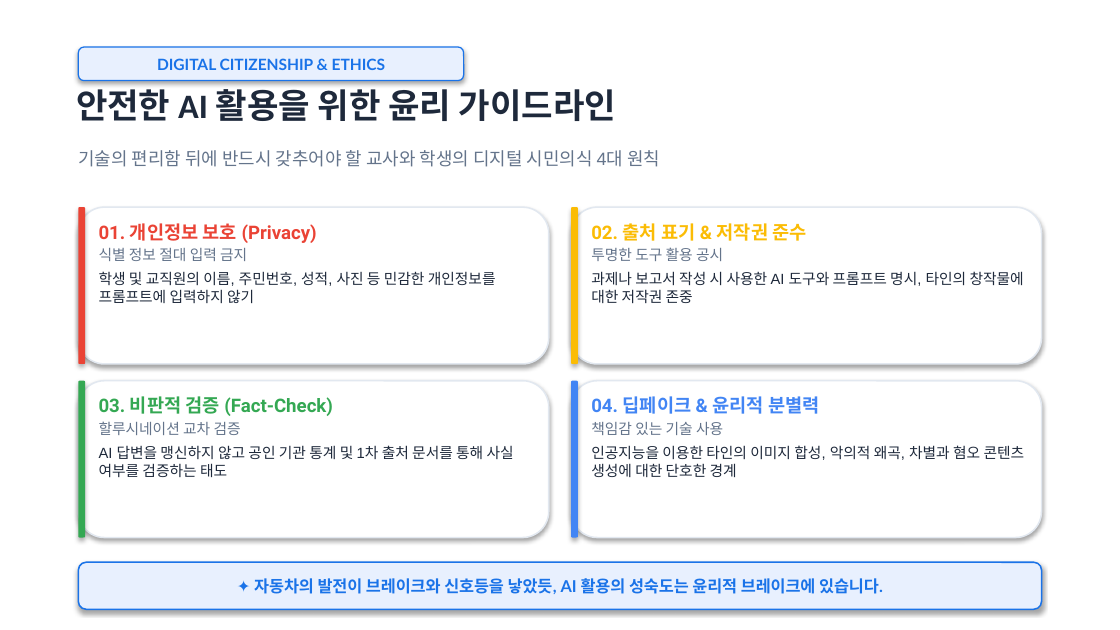
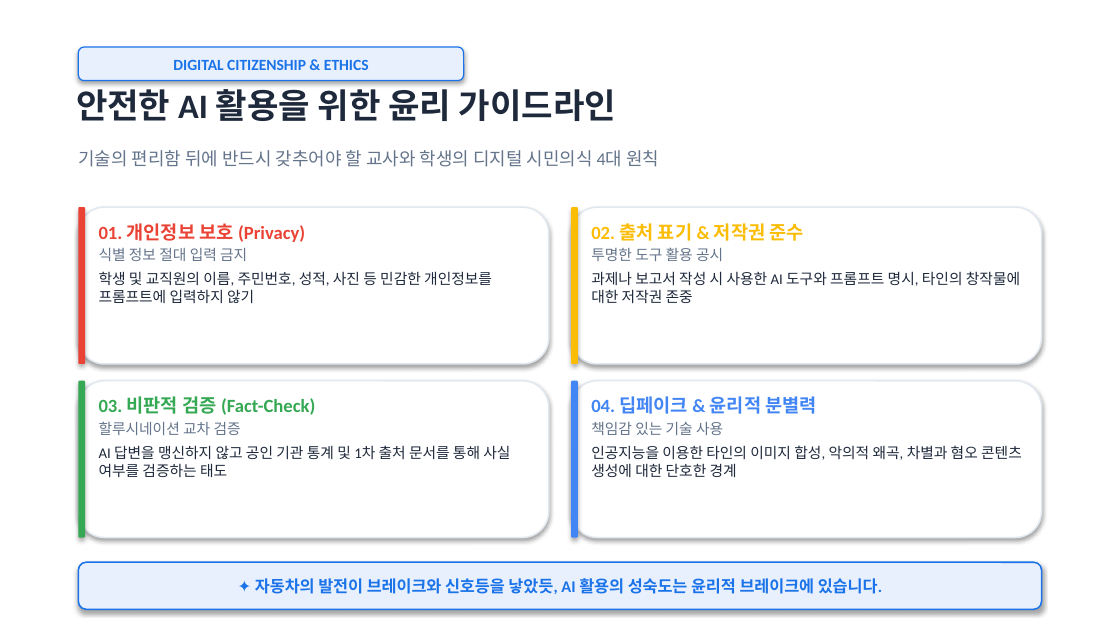
Before and after one commit to kecfai7/ppt_master, a slide deck: slide 18 of presentations/AI 시대-교육의 문법이 바뀌다-앨리스.pptx. Drawn at 1120x630 pixels with LibreOffice and Linux fonts; fonts in the diff are those of the drawing; background and template pictures are left out. Boxes give left, top, right and bottom in pixels: in the first picture for what was removed or moved away, otherwise in the second. Text is boxed around its words. In the diff, an @@ line names an element or a change of style, - is before the commit and + after.

Commit message:
Normalize all 14 presentations to canonical Paperlogy font

```diff
--- a/presentations/AI 시대-교육의 문법이 바뀌다-앨리스.pptx
+++ b/presentations/AI 시대-교육의 문법이 바뀌다-앨리스.pptx
@@ rounded rectangle "DIGITAL CITIZENSHIP & ETHICS" at (x1=78, y1=47, x2=464, y2=81): font Lato to Calibri @@
@@ text "기술의 편리함 뒤에 반드시 갖추어야 ..." at (x1=78, y1=150, x2=659, y2=167): font Arial to Calibri @@
@@ text "01. 개인정보 보호 (Privacy)" at (x1=99, y1=223, x2=492, y2=303): font Roboto to Calibri in "01. 개인정보 보호 (Privacy)"; font Arial to Calibri in "식별 정보 절대 입력 금지", "학생 및 교직원의 이름, 주민번호, 성적, 사진 ..." @@
@@ text "02. 출처 표기 & 저작권 ..." at (x1=591, y1=223, x2=1020, y2=303): font Roboto to Calibri in "02. 출처 표기 & 저작권 준수"; font Arial to Calibri in "투명한 도구 활용 공시", "과제나 보고서 작성 시 사용한 AI 도구와 ..." @@
@@ text "03. 비판적 검증 (Fact-Check)" at (x1=99, y1=396, x2=510, y2=477): font Roboto to Calibri in "03. 비판적 검증 (Fact-Check)"; font Arial to Calibri in "할루시네이션 교차 검증", "AI 답변을 맹신하지 않고 공인 기관 통계 ..." @@
@@ text "04. 딥페이크 & 윤리적 분별력" at (x1=591, y1=396, x2=1022, y2=477): font Roboto to Calibri in "04. 딥페이크 & 윤리적 분별력"; font Arial to Calibri in "책임감 있는 기술 사용", "인공지능을 이용한 타인의 이미지 합성, 악의적 왜곡, ..." @@
@@ rounded rectangle "✦ 자동차의 발전이 브레이크와 신호등을 ..." at (x1=78, y1=562, x2=1042, y2=609): font Lato to Calibri @@
```
Also in this commit, not shown: 21 other slides changed, 20 other files.
